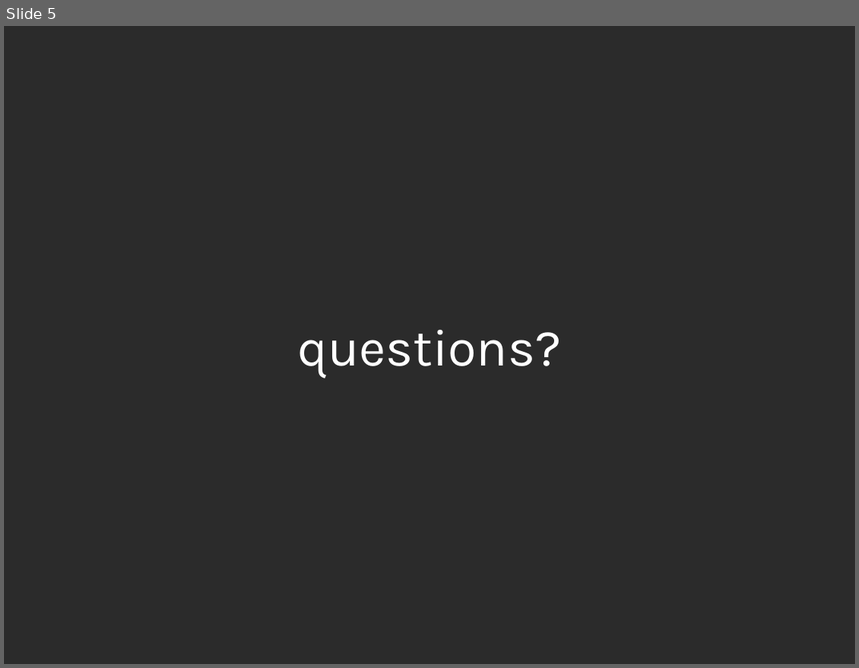
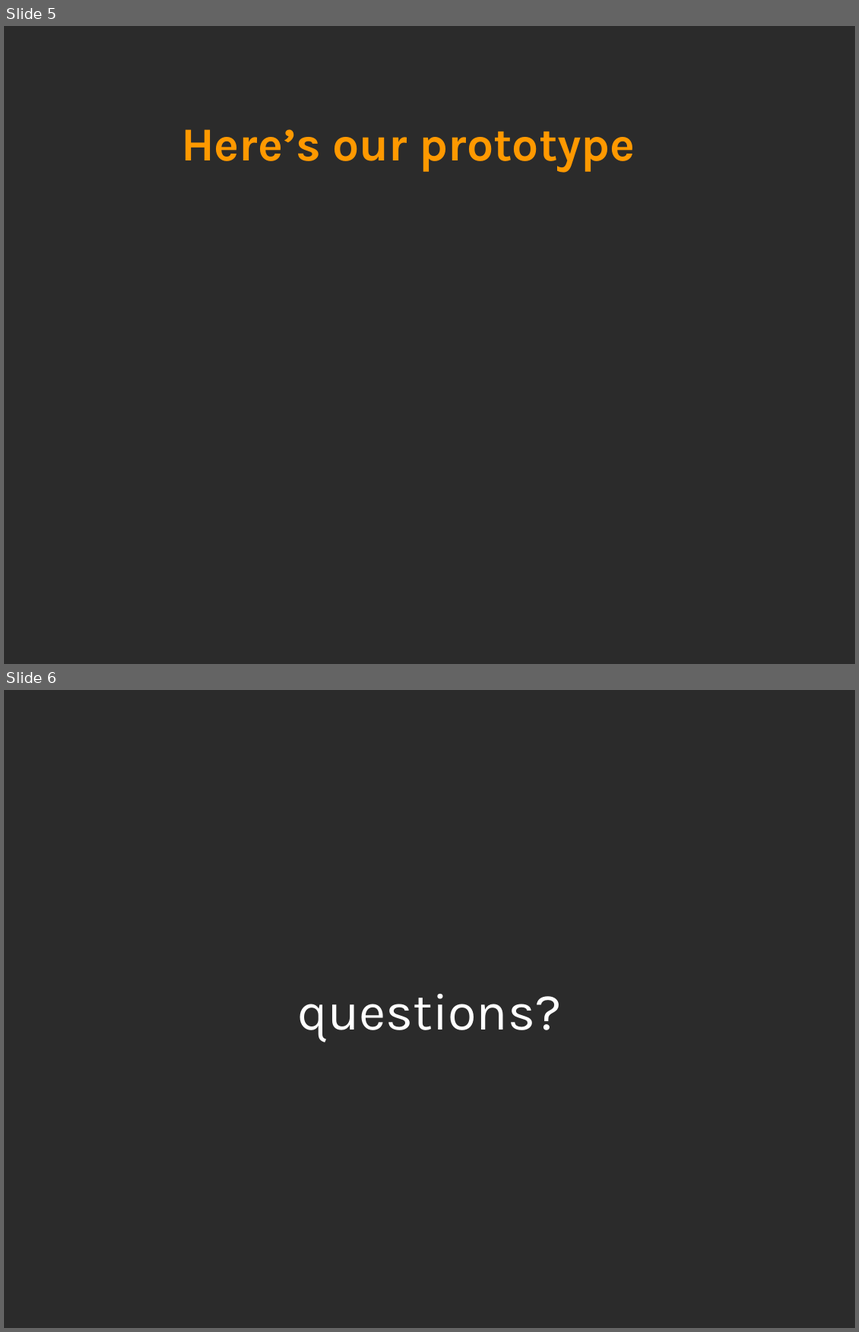
Before and after one commit to charlesmadere/Jiminy-Cricket, a slide deck: documents/Prototype Presentation.ppt. Shown one above the other, each under a label of ours: slide 5 before the commit, slides 5 and 6 after it. The pictures are 859x668 and 859x1332 pixels, drawn with LibreOffice and Linux fonts; fonts in the diff are those of the drawing; background and template pictures are left out; a plain dark background stands for a picture behind light text. Boxes give left, top, right and bottom in pixels: in the first picture for what was removed or moved away, otherwise in the second. Text is boxed around its words. In the diff, an @@ line names an element or a change of style, - is before the commit and + after.

```diff
--- a/documents/Prototype Presentation.ppt
+++ b/documents/Prototype Presentation.ppt
@@ slide 5 added at [4,26,855,664], background picture (left out) @@
@@ title added at [181,129,636,173], 40 pt, text #FF9900, bold @@
+Here’s our prototype
@@ what was slide 5 is now slide 6 @@
```
Also in this commit, not shown: 1 slide changed, 1 other slide added, 1 slide removed.
